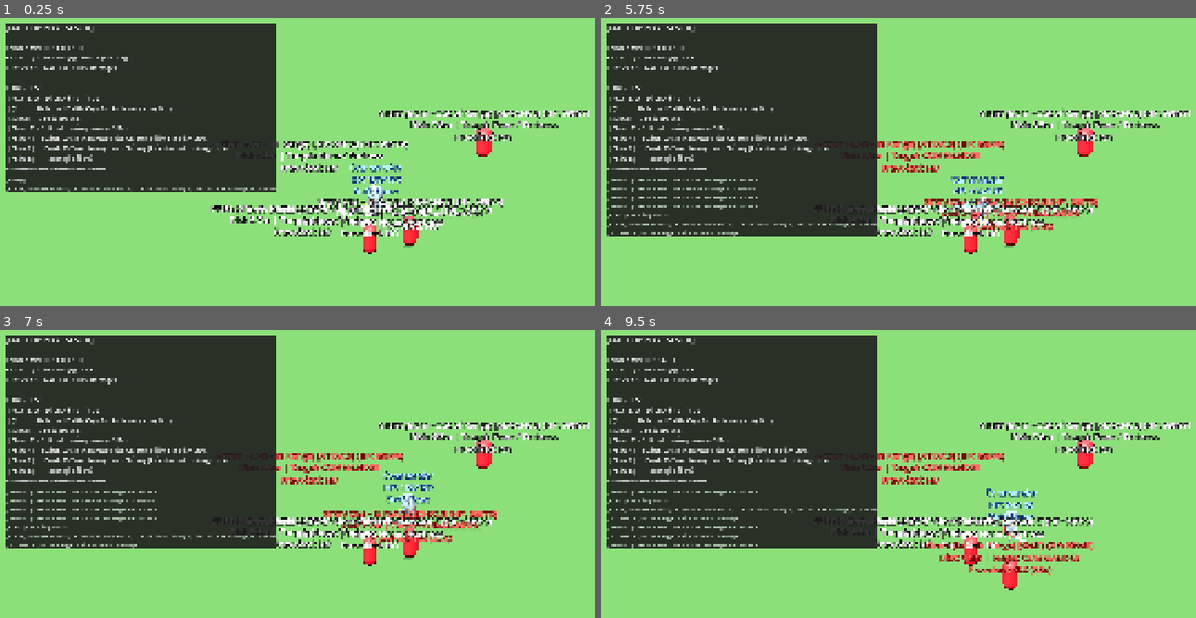
Above: before the commit, frames 1-4 (two rows, left to right).
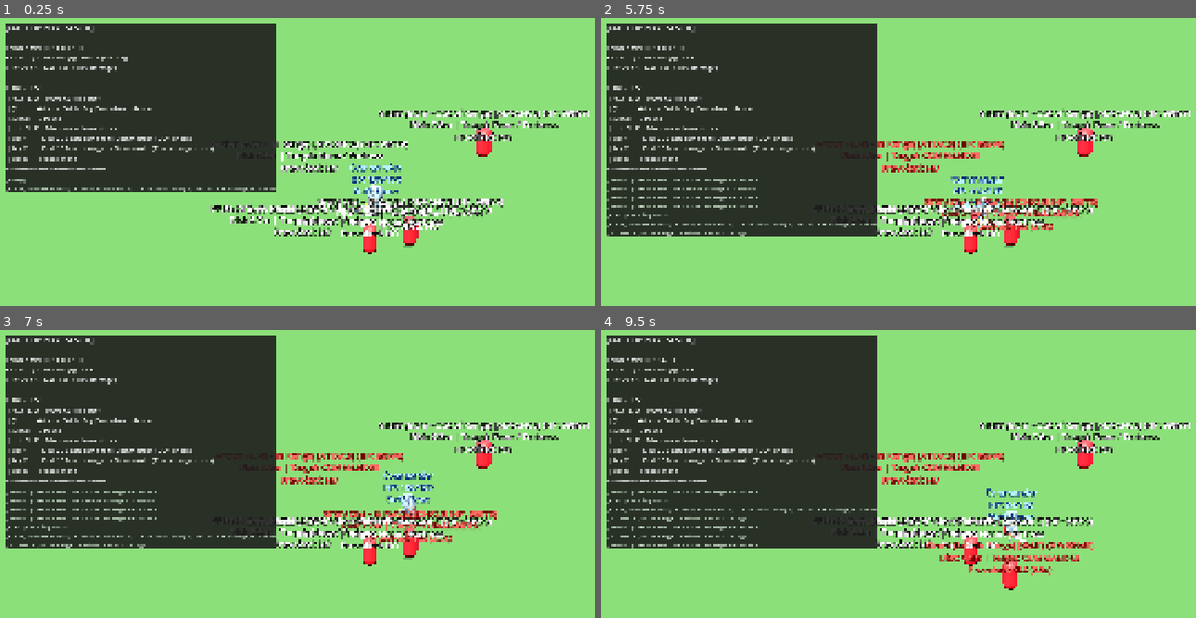
Above: after the commit, the same moments.

Repository: Rawisl/Godot_Roguelite3D_Gr8
Game: Godot game, scene res://tests/test_playtest_battle_cry.tscn
The game is run twice, just before and just after one commit, with the same random seed, the same clock (stepped at 60 frames per second) and the same inputs. This scene is started directly instead of the project's main scene.
Inputs (mouse positions are in pixels of both pictures, inside the frame that each line leads up to):
- Up to frame 1 (0.25 s): no input
- Up to frame 2 (5.75 s): tap Q (battle_cry) at 0.5, 1.25, 2, 2.1, 2.75, 3.5, 4.25 s; move the mouse to (1136, 205) at 0.52 s; hold D (move_right) 0.53-1.28 s; click (1136, 205) at 0.6 s; move the mouse to (821, 245) at 1.27 s; hold S (move_down) 1.28-2.03 s; click (821, 245) at 1.35 s; move the mouse to (1047, 133) at 2.02 s; hold D (move_right) 2.03-2.78 s; click (1047, 133) at 2.3 s; move the mouse to (outside the picture) at 2.77 s; hold W (move_up) 2.78-3.53 s; tap B (build_toggle) at 2.85 s; click (outside the picture) at 3.05 s; move the mouse to (1195, 288) at 3.52 s; hold A (move_left) 3.53-5.03 s; tap G (call_wave) at 3.6 s; click (1195, 288) at 3.8 s; move the mouse to (749, 162) at 4.27 s; tap Space (dodge) at 4.35 s; click (749, 162) at 4.55 s; move the mouse to (1005, 225) at 5.02 s; hold S (move_down) from 5.03 s (still down); tap R (emergency_repair) at 5.1 s; click (1005, 225) at 5.3 s
- Up to frame 3 (7 s): move the mouse to (255, 433) at 5.77 s; release S (move_down) at 5.78 s; hold D (move_right) 5.78-6.53 s; tap Tab (mode_switch) at 5.85 s; click (255, 433) at 6.05 s; move the mouse to (535, 517) at 6.52 s; hold W (move_up) from 6.53 s (still down); tap F (retreat) at 6.6 s; click (535, 517) at 6.8 s
- Up to frame 4 (9.5 s): move the mouse to (821, 557) at 7.27 s; release W (move_up) at 7.28 s; hold D (move_right) 7.28-8.03 s; tap Delete (sell) at 7.35 s; click (821, 557) at 7.55 s; move the mouse to (1047, 445) at 8.02 s; hold S (move_down) 8.03-8.78 s; tap Shift (show_ranges) at 8.1 s; click (1047, 445) at 8.3 s; move the mouse to (outside the picture) at 8.77 s; hold A (move_left) from 8.78 s (still down); tap T at 8.85 s; click (outside the picture) at 9.05 s

The runs differ from the first frame. In frame 1, 1.4% of the frame differs, in the area x 2-39%, y 26-51%; in frame 2, 1.5%; in frame 3, 1.5%; in frame 4, 1.6%, in the area x 2-39%, y 26-73%.

Commit message:
[chore]: rewrite comments in English and remove document tag references

Diff:
--- a/entities/enemy/enemy.gd
+++ b/entities/enemy/enemy.gd
@@ -2,7 +2,7 @@
 extends CharacterBody3D
 
 ## Base enemy controller with state machine, navigation, spawn grace, and combat behaviors.
-## Supports melee and ranged archetypes, prioritized targeting rules (ETG-01), and crowd optimizations.
+## Supports melee and ranged archetypes, prioritized targeting rules, and crowd optimizations.
 
 signal state_changed(new_state: Enums.EnemyState, old_state: Enums.EnemyState)
 
@@ -409,7 +409,7 @@
 		elif t.global_position.y >= 3.0:
 			is_wall = true
 
-		# Melee ground units cannot target wall towers (ETG-01)
+		# Melee ground units cannot target wall towers
 		var can_target_wall := (data != null and (data.is_ranged or data.is_flying))
 		if is_wall and not can_target_wall:
 			return false
@@ -471,7 +471,7 @@
 		_find_default_target()
 		return
 
-	# Provocation overrides regular targeting rules (AGG-01, AGG-02, AGG-06)
+	# Provocation overrides regular targeting rules
 	if provoked_by_player:
 		var cmd := _get_valid_commander()
 		if cmd != null:
@@ -492,7 +492,7 @@
 		_find_default_target()
 		return
 
-	# Evaluate targets in prioritized order from data.target_rules (ETG-01)
+	# Evaluate targets in prioritized order from data.target_rules
 	for rule in data.target_rules:
 		match rule:
 			&"PLAYER":
@@ -583,7 +583,7 @@
 	if commander_node == null or not is_instance_valid(commander_node):
 		return
 
-	# Bosses are immune to taunt (AGG-02, AI-06, BOSS-01)
+	# Bosses are immune to taunt
 	var is_boss: bool = is_in_group(&"boss") or (data != null and data is BossData) or (get("is_boss") == true)
 	if is_boss:
 		return
@@ -591,7 +591,7 @@
 	provoked_by_player = true
 	provoked_timer = maxf(provoked_timer, duration)
 
-	# AGG-06: Check melee attacker capacity on Commander
+	# Check melee attacker capacity on Commander
 	var is_melee := (data != null and not data.is_ranged and not data.is_flying)
 	if is_melee and _get_active_melee_attackers_count(commander_node) >= GameConfig.max_aggro_melee:
 		set_target(commander_node)
--- a/tests/test_battle_cry_runner.gd
+++ b/tests/test_battle_cry_runner.gd
@@ -305,7 +305,7 @@
 
 
 func test_max_aggro_melee_limit() -> void:
-	print("\n[GROUP 9] Testing AGG-06 Melee Aggro Capacity (max_aggro_melee = 8)")
+	print("\n[GROUP 9] Testing Melee Aggro Capacity (max_aggro_melee = 8)")
 	var cmd_scene: PackedScene = load("res://entities/commander/commander.tscn")
 	var commander: CharacterBody3D = cmd_scene.instantiate()
 	add_child(commander)
--- a/tests/test_playtest_battle_cry.gd
+++ b/tests/test_playtest_battle_cry.gd
@@ -6,12 +6,11 @@
 const BRUTE_SCENE := preload("res://entities/enemy/brute.tscn")
 
 @export_group("Overhead 3D Label Settings")
-## Kích thước font chữ (pixel texture). Khuyên dùng: 32 - 44
+## Font texture size in pixels (recommended: 32 - 44).
 @export var label_font_size: int = 38
-## Độ dày đường viền chữ. Khuyên dùng: 6 - 10
+## Text outline thickness (recommended: 6 - 10).
 @export var label_outline_size: int = 8
-## Hệ số to/nhỏ trong không gian 3D (World Scale). Tăng số này = chữ to lên, giảm = chữ nhỏ đi.
-## Gợi ý: 0.0055 (rất nhỏ), 0.0085 (vừa vặn cân đối), 0.012 (rất to)
+## World scale factor in 3D space (e.g. 0.0085 for medium, 0.012 for large).
 @export var label_pixel_size: float = 0.012
 
 var _commander: CharacterBody3D
@@ -117,7 +116,7 @@
 			var dmg_type_str := "SLASH"
 			if info != null and info.damage_type < Enums.DamageType.size():
 				dmg_type_str = Enums.DamageType.keys()[info.damage_type]
-			_log("[HIT] %s nhận %d %s damage" % [title, amount, dmg_type_str])
+			_log("[HIT] %s received %d %s damage" % [title, amount, dmg_type_str])
 		)
 
 	# Overhead status label for Enemy
@@ -189,13 +188,13 @@
 Buff Status: %s
 
 CONTROLS:
-  [W, A, S, D] : Di chuyển Chỉ huy
-  [Q]          : Kích hoạt Battle Cry (Bán kính vòng vàng 6m)
-  [Space]      : Lướt (Dodge)
-  [Chuột Trái] : Đánh thường combo 3 đòn
-  [Phím 1]     : Đánh 20 Slash damage vào Chỉ huy (kiểm tra giảm 30%%)
-  [Phím 2]     : Đánh 10 True damage vào Chỉ huy (kiểm tra sát thương chuẩn)
-  [Phím R]     : Reset lại bãi thử
+  [W, A, S, D] : Move Commander
+  [Q]          : Activate Battle Cry (6m radius indicator)
+  [Space]      : Dodge
+  [Left Click] : 3-hit combo basic attack
+  [Key 1]      : Deal 20 Slash damage to Commander (-30%% check)
+  [Key 2]      : Deal 10 True damage to Commander (True damage check)
+  [Key R]      : Reset arena
 --------------------------------------------------""" % [hp_str, cd_str, buff_str]
 
 
